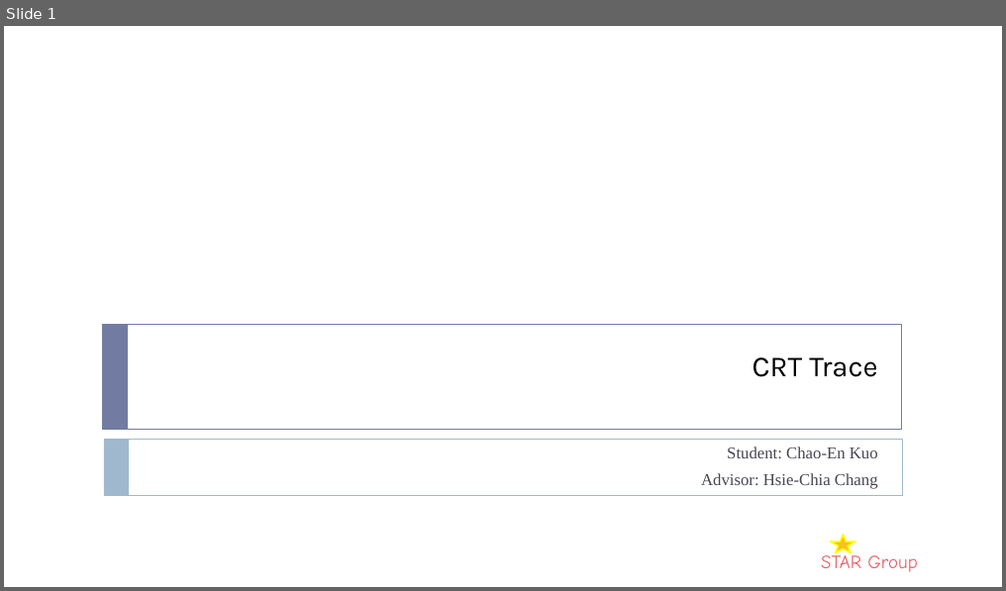
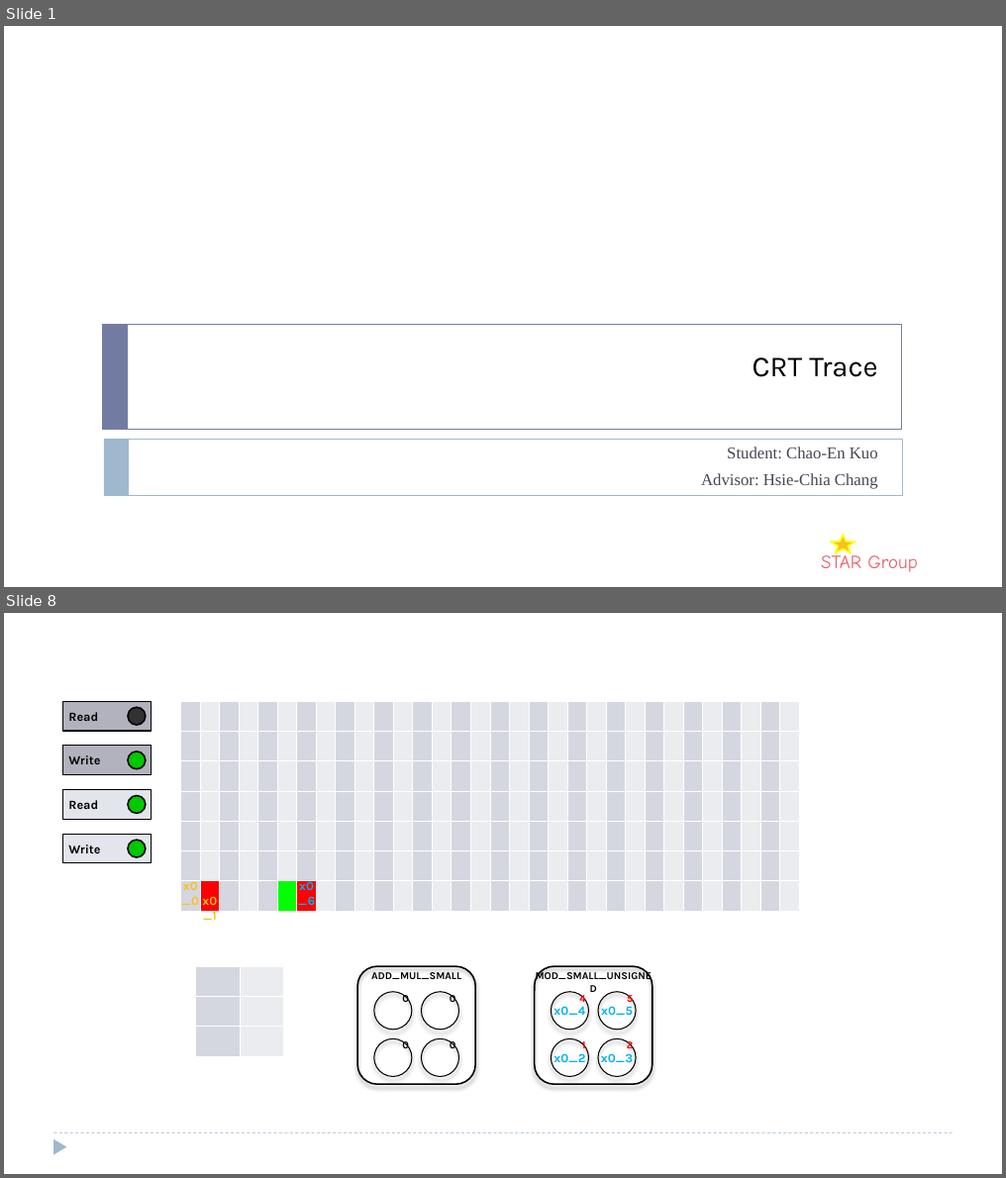
Before and after one commit to ShinjuGoenji/ppt-trace-generator, a slide deck: generated_trace.pptx. Shown one above the other, each under a label of ours: slide 1 before the commit, slides 1 and 8 after it; the slides between them are not shown. The pictures are 1006x591 and 1006x1178 pixels, drawn with LibreOffice and Linux fonts; fonts in the diff are those of the drawing; background and template pictures are left out. Boxes give left, top, right and bottom in pixels: in the first picture for what was removed or moved away, otherwise in the second. Text is boxed around its words. In the diff, an @@ line names an element or a change of style, - is before the commit and + after.

```diff
--- a/generated_trace.pptx
+++ b/generated_trace.pptx
@@ slide 8 added at <box>4,613,1002,1174</box>, background #FFFFFF @@
@@ rectangle added at <box>63,701,152,731</box>, fill #B2B2BE, outline #000000 1 pt @@
@@ table added at <box>180,701,804,911</box>, 7 rows, 32 columns @@
+ |  |  |  |  |  |  |  |  |  |  |  |  |  |  |  |  |  |  |  |  |  |  |  |  |  |  |  |  |  |  | 
+ |  |  |  |  |  |  |  |  |  |  |  |  |  |  |  |  |  |  |  |  |  |  |  |  |  |  |  |  |  |  | 
+ |  |  |  |  |  |  |  |  |  |  |  |  |  |  |  |  |  |  |  |  |  |  |  |  |  |  |  |  |  |  | 
+ |  |  |  |  |  |  |  |  |  |  |  |  |  |  |  |  |  |  |  |  |  |  |  |  |  |  |  |  |  |  | 
+ |  |  |  |  |  |  |  |  |  |  |  |  |  |  |  |  |  |  |  |  |  |  |  |  |  |  |  |  |  |  | 
+ |  |  |  |  |  |  |  |  |  |  |  |  |  |  |  |  |  |  |  |  |  |  |  |  |  |  |  |  |  |  | 
+ |  |  |  |  |  |  |  |  |  |  |  |  |  |  |  |  |  |  |  |  |  |  |  |  |  |  |  |  |  |  | 
@@ text added at <box>68,712,98,721</box>, 12 pt, text #000000, bold @@
+Read
@@ ellipse added at <box>128,707,146,725</box>, fill #323232, outline #000000 1.5 pt @@
@@ rectangle added at <box>63,746,152,774</box>, fill #B2B2BE, outline #000000 1 pt @@
@@ text added at <box>68,756,100,764</box>, 12 pt, text #000000, bold @@
+Write
@@ ellipse added at <box>128,752,146,769</box>, fill #00C800, outline #000000 1.5 pt @@
@@ rectangle added at <box>63,789,152,819</box>, fill #E3E5ED, outline #000000 1 pt @@
@@ text added at <box>68,800,98,809</box>, 12 pt, text #000000, bold @@
+Read
@@ ellipse added at <box>128,796,146,814</box>, fill #00C800, outline #000000 1.5 pt @@
@@ rectangle added at <box>63,834,152,863</box>, fill #E3E5ED, outline #000000 1 pt @@
@@ text added at <box>68,845,100,854</box>, 12 pt, text #000000, bold @@
+Write
@@ ellipse added at <box>128,840,146,858</box>, fill #00C800, outline #000000 1.5 pt @@
@@ text added at <box>298,878,315,905</box>, 12 pt, text #00B0F0, bold @@
+x0_6
@@ text added at <box>182,880,200,905</box>, 12 pt, text #F7C120, bold @@
+x0_0
@@ text added at <box>202,896,217,920</box>, 12 pt, text #F7C120, bold @@
+x0_1
@@ table added at <box>196,966,284,1057</box>, 3 rows, 2 columns @@
+ | 
+ | 
+ | 
@@ text added at <box>553,1006,585,1015</box>, 12 pt, text #00B0F0, bold @@
+x0_4
@@ text added at <box>601,1006,633,1015</box>, 12 pt, text #00B0F0, bold @@
+x0_5
@@ group added at <box>357,966,475,1084</box>: 4 ellipses, 1 rounded rectangle, 1 text @@
+ADD_MUL_SMALL
@@ group added at <box>402,994,456,1050</box>: 4 texts @@
+0
+0
+0
+0
@@ text added at <box>553,1054,585,1062</box>, 12 pt, text #00B0F0, bold @@
+x0_2
@@ group added at <box>535,966,652,1084</box>: 4 ellipses, 1 rounded rectangle, 1 text @@
+MOD_SMALL_UNSIGNED
@@ text added at <box>601,1054,633,1062</box>, 12 pt, text #00B0F0, bold @@
+x0_3
@@ group added at <box>579,994,633,1050</box>: 4 texts @@
+4
+5
+1
+2
@@ triangle added at <box>54,1140,67,1156</box>, fill #9FB8CD @@
@@ line added from (54, 1134) to (952, 1134), #9FB8CD 0.75 pt dashed @@
```
Also in this commit, not shown: 45 other slides added, 10 slides removed, 5 other files.
